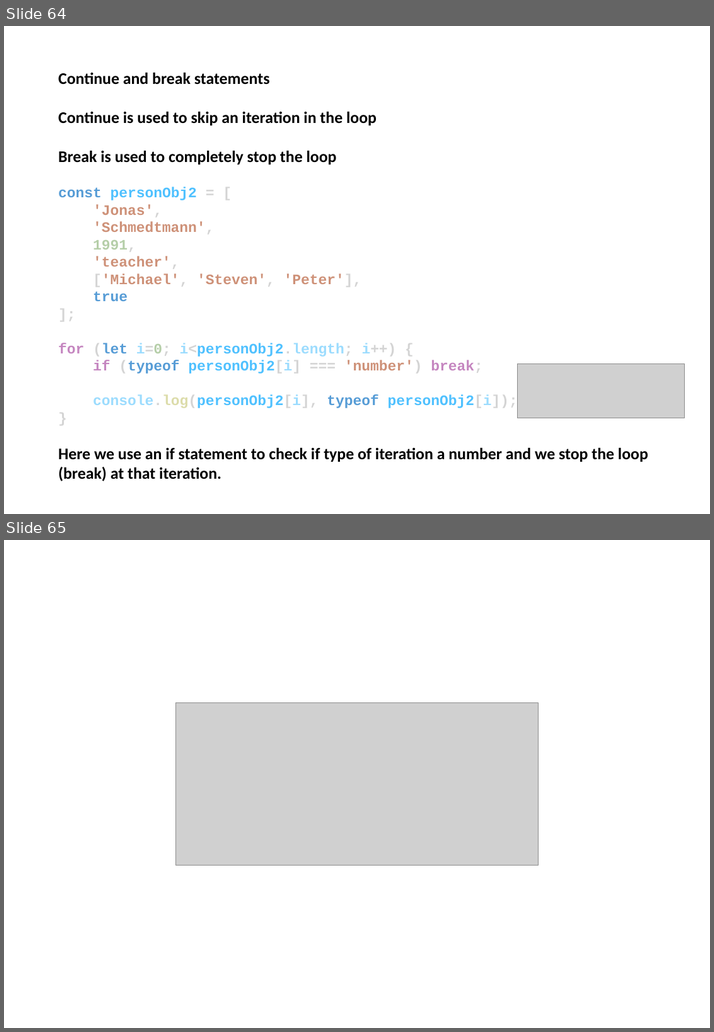
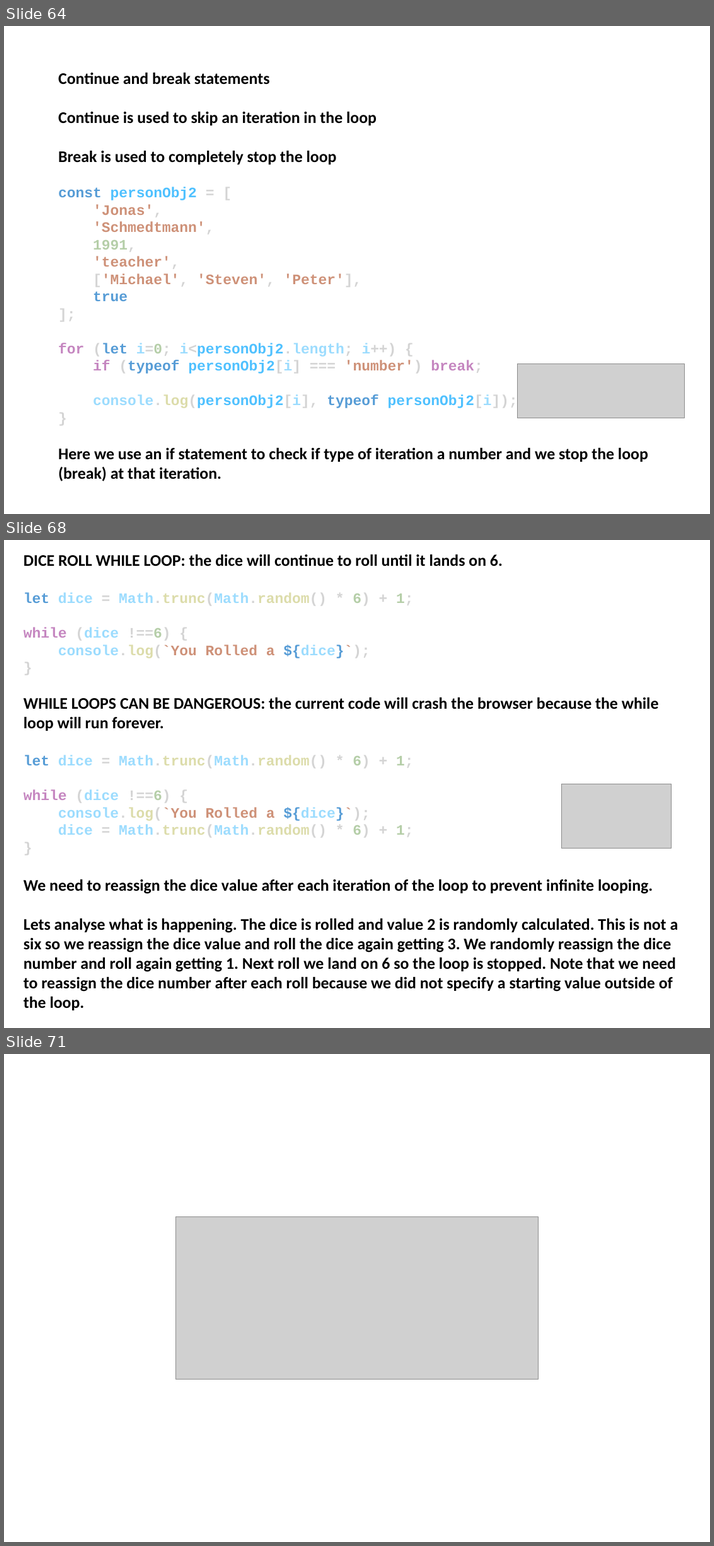
Before and after one commit to EL-EL-BCN/Complete-Javascript-Course, a slide deck: complete-javascript-course.pptx. Shown one above the other, each under a label of ours: slides 64 and 65 before the commit, slides 64, 68 and 71 after it; the slides between them are not shown. The pictures are 714x1032 and 714x1546 pixels, drawn with LibreOffice and Linux fonts; fonts in the diff are those of the drawing; grey boxes stand for pictures. Boxes give left, top, right and bottom in pixels: in the first picture for what was removed or moved away, otherwise in the second. Text is boxed around its words. In the diff, an @@ line names an element or a change of style, - is before the commit and + after.

```diff
--- a/complete-javascript-course.pptx
+++ b/complete-javascript-course.pptx
@@ slide 68 added at <box>4,540,710,1028</box>, background #FFFFFF @@
@@ text added at <box>24,554,678,1011</box>, 18 pt, text #000000, bold @@
+DICE ROLL WHILE LOOP: the dice will continue to roll until it lands on 6.
+let dice = Math.trunc(Math.random() * 6) + 1;
+while (dice !==6) {
+console.log(`You Rolled a ${dice}`);
+}
+WHILE LOOPS CAN BE DANGEROUS: the current code will crash the browser because the while loop will run forever.
+let dice = Math.trunc(Math.random() * 6) + 1;
+while (dice !==6) {
+console.log(`You Rolled a ${dice}`);
+dice = Math.trunc(Math.random() * 6) + 1;
+}
+We need to reassign the dice value after each iteration of the loop to prevent infinite looping.
+Lets analyse what is happening. The dice is rolled and value 2 is randomly calculated. This is not a six so we reassign the dice value and roll the dice again getting 3. We randomly reassign the dice number and roll again getting 1. Next roll we land on 6 so the loop is stopped. Note that we need to reassign the dice number after each roll because we did not specify a starting value outside of the loop.
@@ picture added at <box>562,784,671,849</box> @@
@@ what was slide 65 is now slide 71 @@
```
Also in this commit, not shown: 1 slide changed, 5 other slides added, 1 other file.
